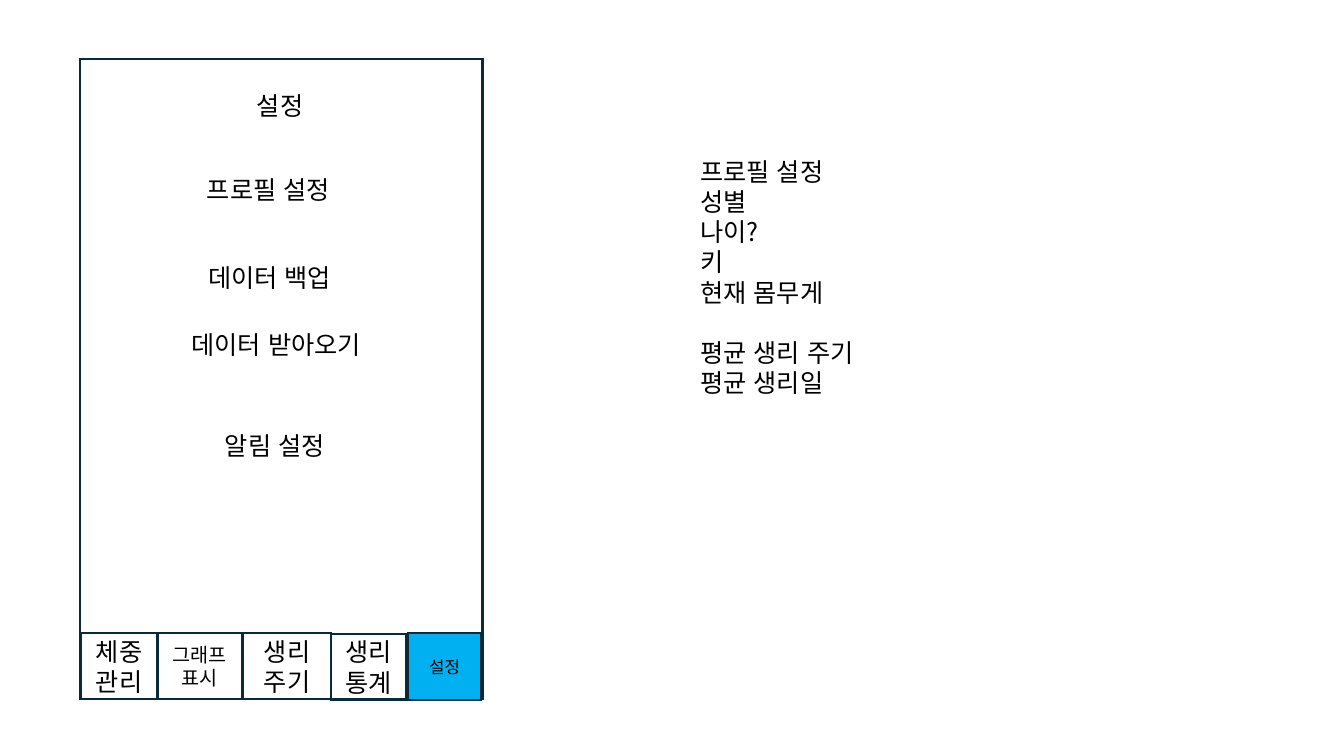
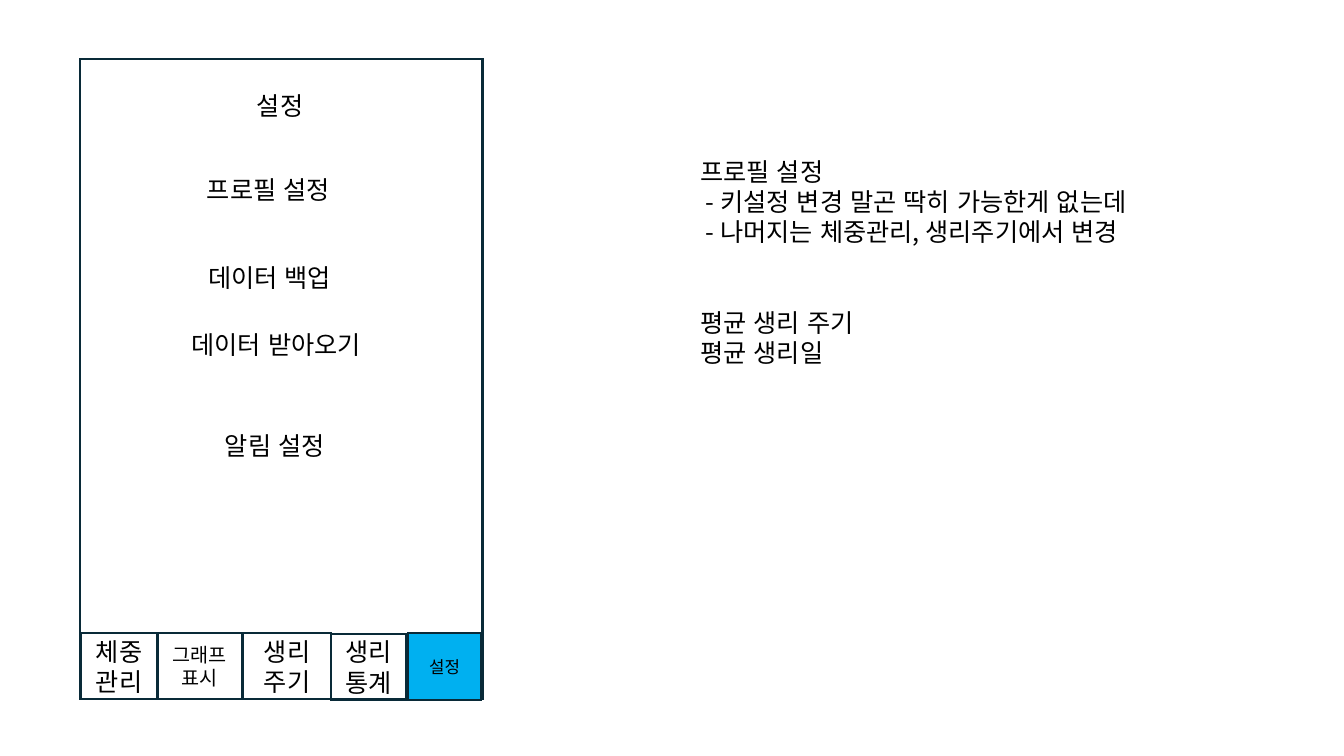
Before and after one commit to warmice8226/FemaleDataManagement, a slide deck: slide 6 of notion/UI 구상 및 기능 구현.pptx. Drawn at 1344x756 pixels with LibreOffice and Linux fonts; fonts in the diff are those of the drawing. Boxes give left, top, right and bottom in pixels: in the first picture for what was removed or moved away, otherwise in the second. Text is boxed around its words. In the diff, an @@ line names an element or a change of style, - is before the commit and + after.

```diff
--- a/notion/UI 구상 및 기능 구현.pptx
+++ b/notion/UI 구상 및 기능 구현.pptx
@@ text at (720,190,1127,246): text changed @@
-성별
-나이?
-키
-현재 몸무게
+- 키설정 변경 말곤 딱히 가능한게 없는데
+- 나머지는 체중관리, 생리주기에서 변경
```
Also in this commit, not shown: 5 other slides changed, 3 slides added.
